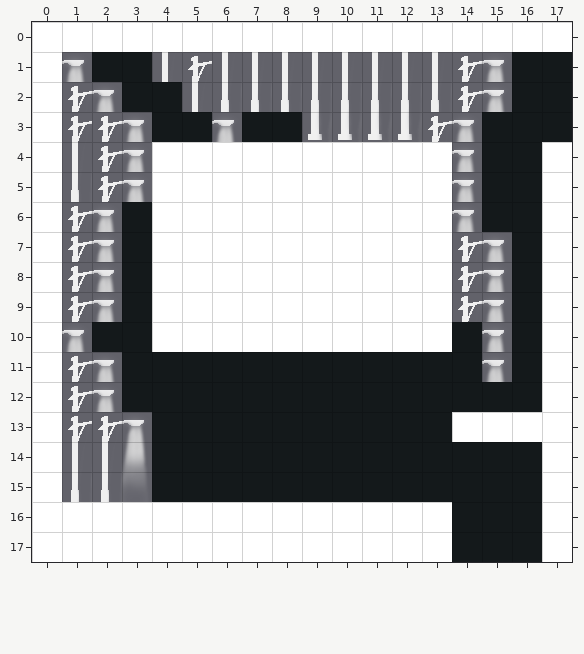
Tiled map: assets/Level1.tmx. The picture above is the old version.
Cells are 30x30 px. Shown: x 0..17, y 0..17.
New version:
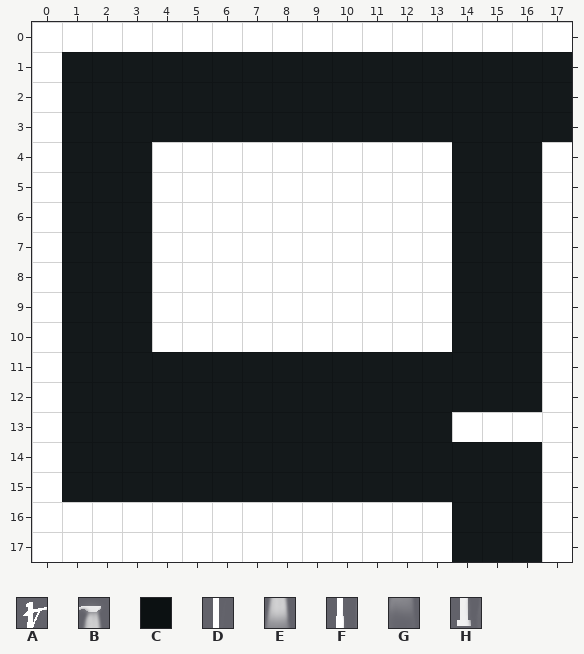
Key: from "VignetteEscapeTileSet": A 254, B 255, C 256, D 272, E 273, F 290, G 291, H 308.
_ is an empty cell.
See-through tiles are keyed as they look on the map.
Changes in this commit:
Layer "Background":
y 1: x 1 B -> C; x 4..15 DADDDDDDDDAB -> CCCCCCCCCCCC
y 2: x 1..2 AB -> CC; x 5..15 DFFFFFFFFAB -> CCCCCCCCCCC
y 3: x 1..3 AAB -> CCC; x 6 B -> C; x 9..14 HHHHAB -> CCCCCC
y 4: x 1..3 DAB -> CCC; x 14 B -> C
y 5: x 1..3 FAB -> CCC; x 14 B -> C
y 6: x 1..2 AB -> CC; x 14 B -> C
y 7..9: x 1..2 AB -> CC; x 14..15 AB -> CC
y 10: x 1 B -> C; x 15 B -> C
y 11: x 1..2 AB -> CC; x 15 B -> C
y 12: x 1..2 AB -> CC
y 13: x 1..3 AAB -> CCC
y 14: x 1..3 DDE -> CCC
y 15: x 1..3 FFG -> CCC
Boxes around the changes in both pictures, in picture pixels (x1, y1, x2, y2):
changed: (62, 52, 152, 502)
changed: (152, 52, 512, 382)
